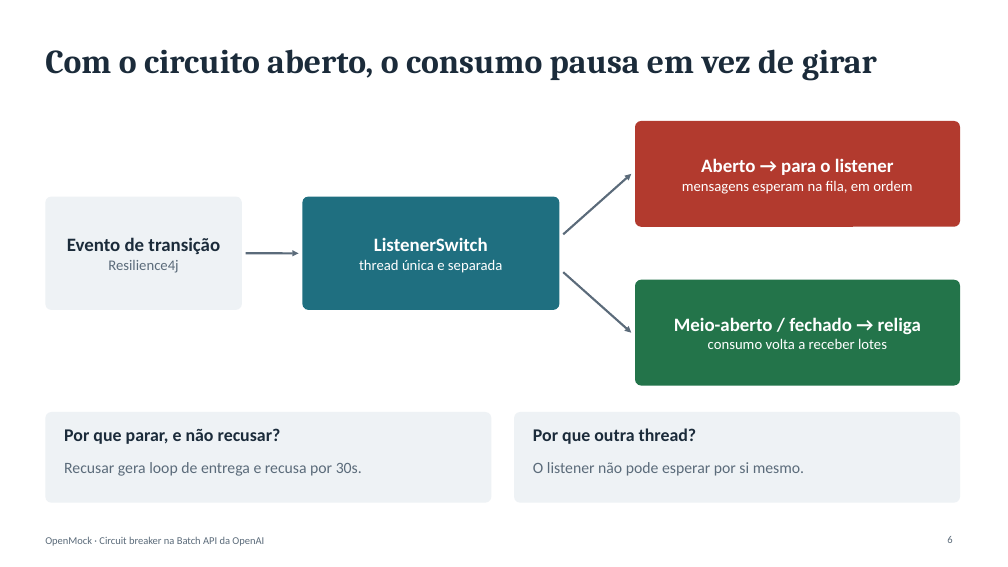
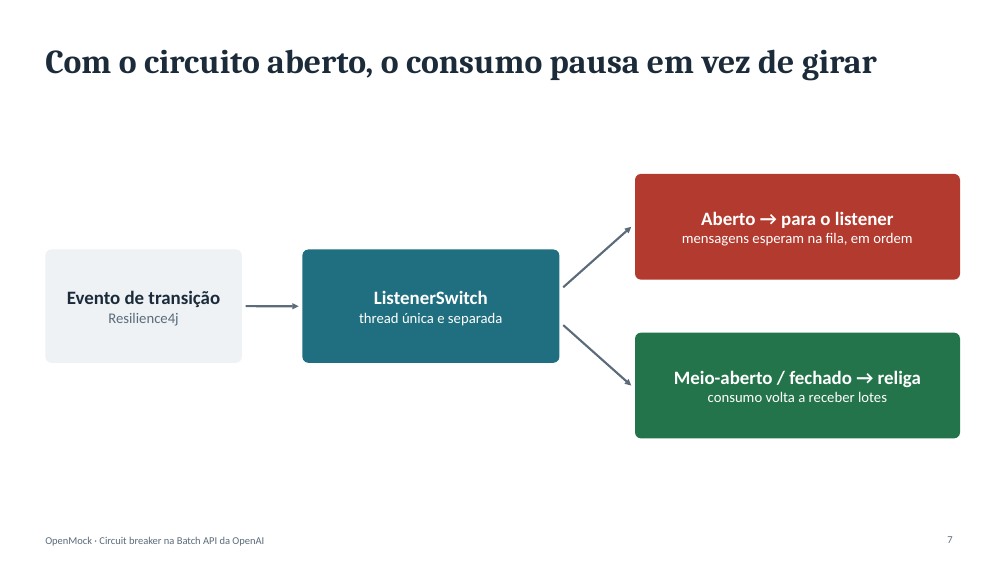
Before and after one commit to fuzilo/OpenMock, a slide deck: slide 7 of docs/Apresentacao_Batch_API_Circuit_Breaker.pptx (slide 6 before the commit). Drawn at 1008x567 pixels with LibreOffice and Linux fonts; fonts in the diff are those of the drawing. Boxes give left, top, right and bottom in pixels: in the first picture for what was removed or moved away, otherwise in the second. Text is boxed around its words. In the diff, an @@ line names an element or a change of style, - is before the commit and + after.

Commit message:
docs: update Batch API circuit breaker presentation and drop editor lock file
- Refresh Apresentacao_Batch_API_Circuit_Breaker.pptx with the latest slides
- Remove the LibreOffice .~lock file that was committed by mistake

```diff
--- a/docs/Apresentacao_Batch_API_Circuit_Breaker.pptx
+++ b/docs/Apresentacao_Batch_API_Circuit_Breaker.pptx
@@ 4 rounded rectangles, 3 arrows: place and size @@
-4 rounded rectangles, 3 arrows at box(45, 121, 960, 386)
+4 rounded rectangles, 3 arrows at box(45, 174, 960, 439)
@@ rounded rectangle removed at box(45, 412, 492, 503) @@
@@ rounded rectangle removed at box(514, 412, 960, 503) @@
@@ text removed at box(64, 428, 281, 444) @@
-Por que parar, e não recusar?
@@ text removed at box(533, 428, 697, 444) @@
-Por que outra thread?
@@ text removed at box(64, 462, 362, 476) @@
-Recusar gera loop de entrega e recusa por 30s.
@@ text removed at box(533, 462, 804, 476) @@
-O listener não pode esperar por si mesmo.
@@ page number at box(947, 536, 952, 543): text changed @@
-6
+7
```
Also in this commit, not shown: 1 other slide changed, 1 slide removed, 1 other file.
